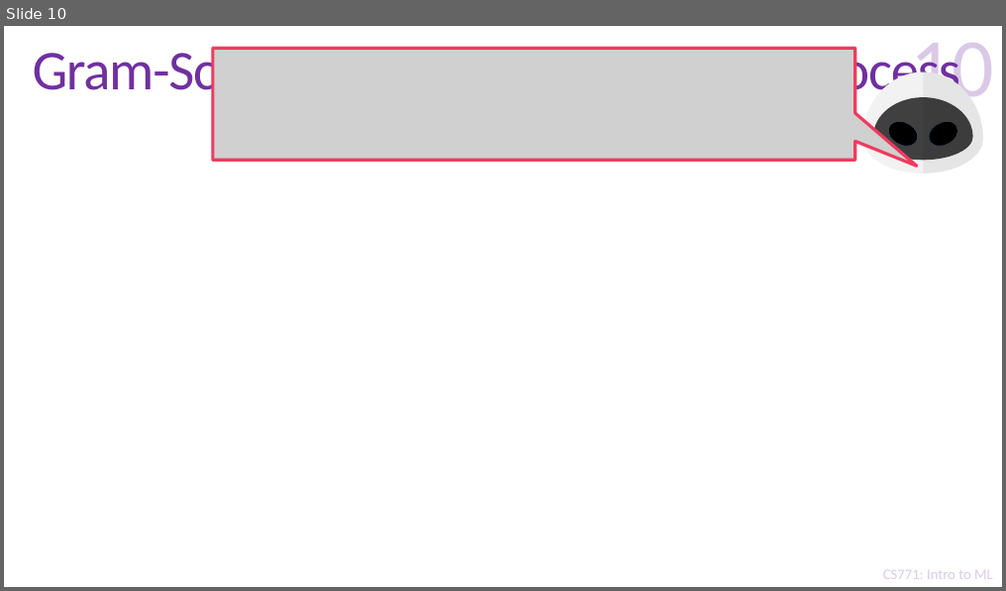
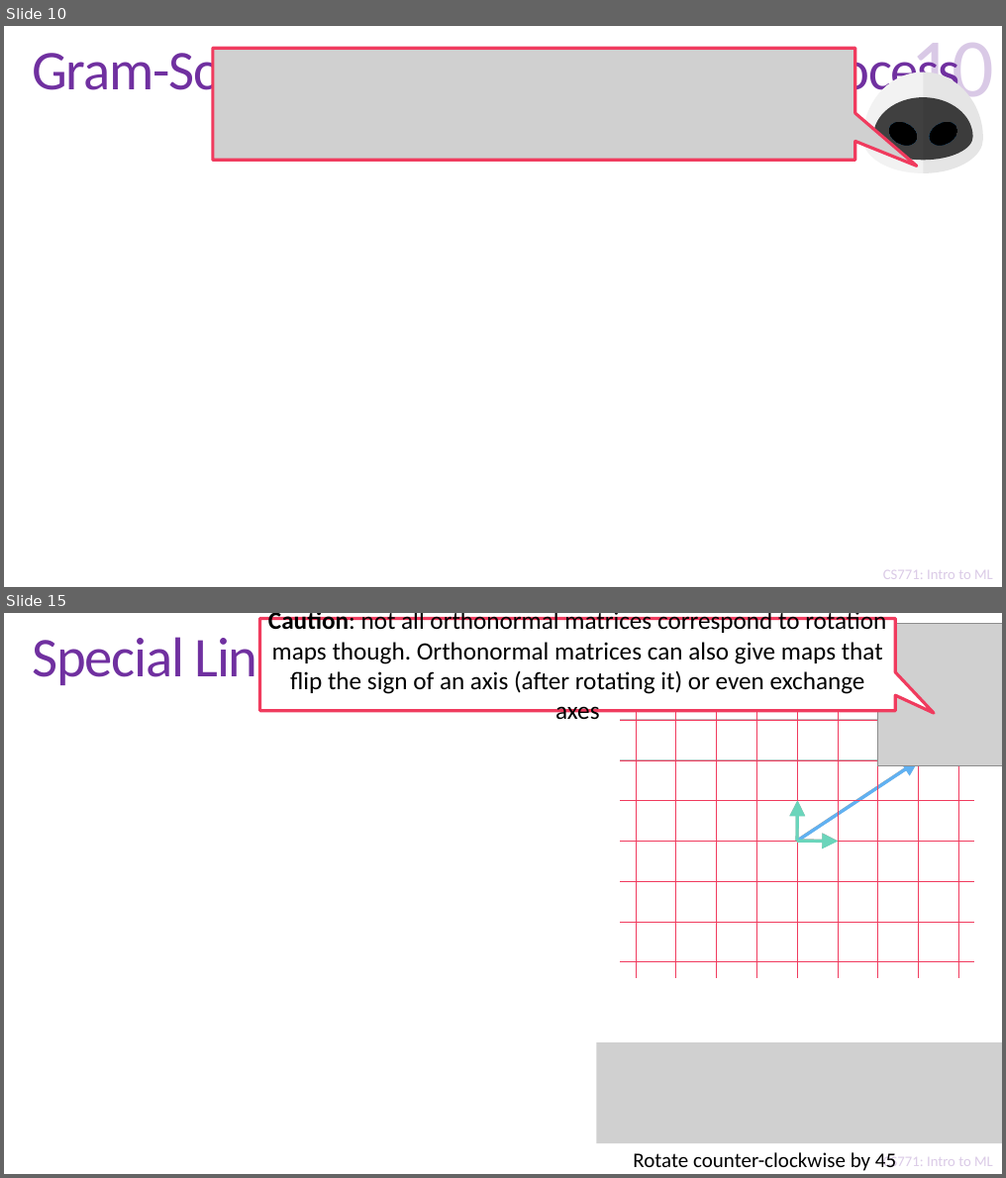
Before and after one commit to purushottamkar/ml19-20w, a slide deck: lecture_slides/16_Linear Algebra Refresher.pptx. Shown one above the other, each under a label of ours: slide 10 before the commit, slides 10 and 15 after it; the slides between them are not shown. The pictures are 1006x591 and 1006x1178 pixels, drawn with LibreOffice and Linux fonts; fonts in the diff are those of the drawing; grey boxes stand for pictures; background and template pictures are left out. Boxes give left, top, right and bottom in pixels: in the first picture for what was removed or moved away, otherwise in the second. Text is boxed around its words. In the diff, an @@ line names an element or a change of style, - is before the commit and + after.

```diff
--- a/lecture_slides/16_Linear Algebra Refresher.pptx
+++ b/lecture_slides/16_Linear Algebra Refresher.pptx
@@ slide 15 added at (x1=4, y1=613, x2=1002, y2=1174), background #FFFFFF; not listed: 2 template elements that a slide beside it also shows @@
@@ title added at (x1=33, y1=630, x2=690, y2=690), 54 pt, text #7030A0 @@
+Special Linear Transformations
@@ speech box added at (x1=260, y1=618, x2=896, y2=710), fill #FFFFFF, outline #F03B5E 3 pt, 24 pt, text #000000 @@
+Caution: not all orthonormal matrices correspond to rotation maps though. Orthonormal matrices can also give maps that flip the sign of an axis (after rotating it) or even exchange axes
@@ picture added at (x1=878, y1=624, x2=1002, y2=765) @@
@@ page number added at (x1=910, y1=614, x2=994, y2=702), 80 pt, text #7030A0 at 25% opacity @@
+15
@@ group added at (x1=620, y1=704, x2=974, y2=977): 16 lines, 3 arrows @@
@@ group added at (x1=620, y1=704, x2=974, y2=978): 16 lines, 3 arrows @@
@@ picture added at (x1=597, y1=1043, x2=1002, y2=1144) @@
@@ text added at (x1=633, y1=1153, x2=896, y2=1171), 20 pt, text #000000 @@
+Rotate counter-clockwise by 45 degrees
```
Also in this commit, not shown: 17 other slides added.
